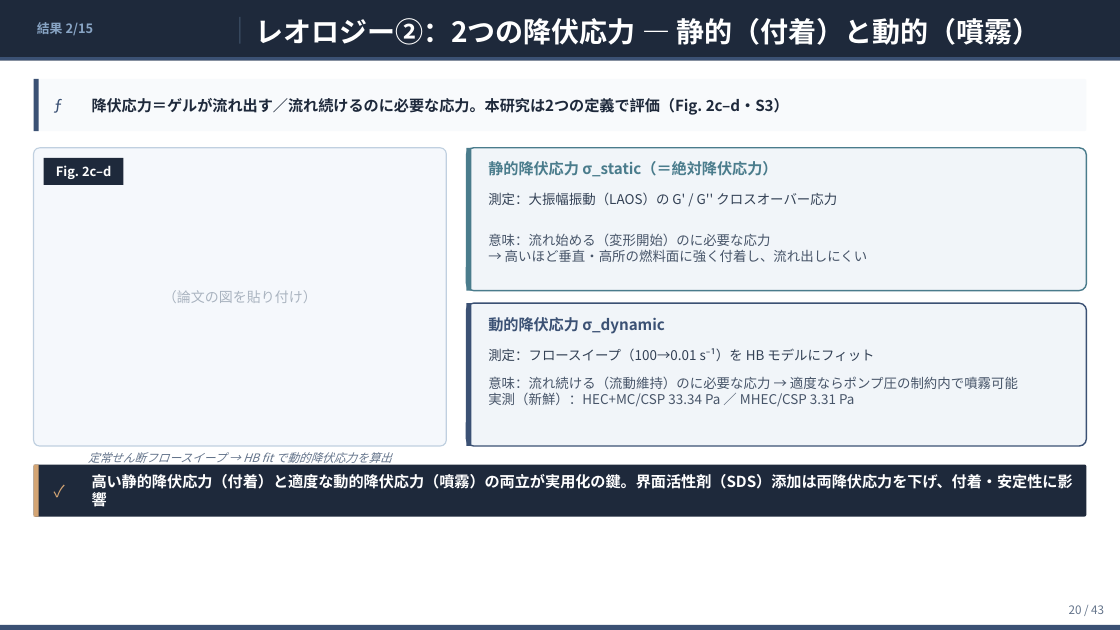
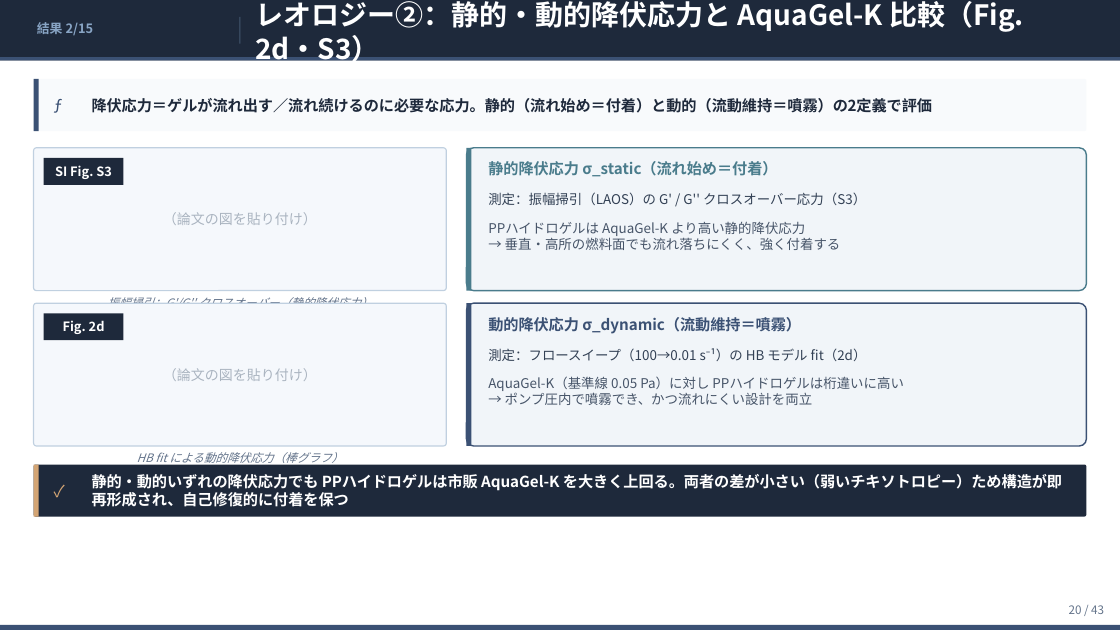
Before and after one commit to ytaisei0525-design/my-first-claude, a slide deck: slide 20 of slides.pptx. Drawn at 1120x630 pixels with LibreOffice and Linux fonts; fonts in the diff are those of the drawing. Boxes give left, top, right and bottom in pixels: in the first picture for what was removed or moved away, otherwise in the second. Text is boxed around its words. In the diff, an @@ line names an element or a change of style, - is before the commit and + after.

```diff
--- a/slides.pptx
+++ b/slides.pptx
@@ text at <box>255,1,1024,67</box>: text changed @@
-レオロジー②：2つの降伏応力 — 静的（付着）と動的（噴霧）
+レオロジー②：静的・動的降伏応力と AquaGel-K 比較（Fig. 2d・S3）
@@ text at <box>92,98,933,113</box>: text changed @@
-降伏応力＝ゲルが流れ出す／流れ続けるのに必要な応力。本研究は2つの定義で評価（Fig. 2c–d・S3）
+降伏応力＝ゲルが流れ出す／流れ続けるのに必要な応力。静的（流れ始め＝付着）と動的（流動維持＝噴霧）の2定義で評価
@@ text "（論文の図を貼り付け）": place and size @@
-text "（論文の図を貼り付け）" at <box>163,290,317,303</box>
+text "（論文の図を貼り付け）" at <box>163,212,317,225</box>
@@ rounded rectangle: place and size @@
-rounded rectangle at <box>34,148,446,446</box>
+rounded rectangle at <box>34,148,446,291</box>
@@ text at <box>55,165,112,179</box>: text changed @@
-Fig. 2c–d
+SI Fig. S3
@@ text at <box>488,161,777,177</box>: text changed @@
-静的降伏応力 σ_static（＝絶対降伏応力）
+静的降伏応力 σ_static（流れ始め＝付着）
@@ text at <box>488,192,866,205</box>: text changed @@
-測定：大振幅振動（LAOS）の G' / G'' クロスオーバー応力
+測定：振幅掃引（LAOS）の G' / G'' クロスオーバー応力（S3）
@@ text at <box>488,222,841,250</box>: text changed @@
-意味：流れ始める（変形開始）のに必要な応力
-→ 高いほど垂直・高所の燃料面に強く付着し、流れ出しにくい
+PPハイドロゲルは AquaGel-K より高い静的降伏応力
+→ 垂直・高所の燃料面でも流れ落ちにくく、強く付着する
@@ text added at <box>107,297,372,304</box>, 10 pt, text #64748B, italic @@
+振幅掃引：G'/G'' クロスオーバー（静的降伏応力）
@@ rounded rectangle added at <box>34,303,446,446</box>, fill #F5F8FC, outline #C0D0E0 1 pt @@
@@ rectangle added at <box>44,313,124,340</box>, fill #1E293B @@
@@ text added at <box>63,320,105,334</box>, 11 pt, text #FFFFFF, bold @@
+Fig. 2d
@@ text at <box>488,317,801,334</box>: text changed @@
-動的降伏応力 σ_dynamic
+動的降伏応力 σ_dynamic（流動維持＝噴霧）
@@ text at <box>488,348,867,361</box>: text changed @@
-測定：フロースイープ（100→0.01 s⁻¹）を HB モデルにフィット
+測定：フロースイープ（100→0.01 s⁻¹）の HB モデル fit（2d）
@@ text added at <box>163,368,317,381</box>, 12 pt, text #AAB4C0 @@
+（論文の図を貼り付け）
@@ text at <box>488,376,903,405</box>: text changed @@
-意味：流れ続ける（流動維持）のに必要な応力 → 適度ならポンプ圧の制約内で噴霧可能
-実測（新鮮）：HEC+MC/CSP 33.34 Pa ／ MHEC/CSP 3.31 Pa
+AquaGel-K（基準線 0.05 Pa）に対し PPハイドロゲルは桁違いに高い
+→ ポンプ圧内で噴霧でき、かつ流れにくい設計を両立
@@ text at <box>92,474,1062,507</box>: text changed @@
-高い静的降伏応力（付着）と適度な動的降伏応力（噴霧）の両立が実用化の鍵。界面活性剤（SDS）添加は両降伏応力を下げ、付着・安定性に影響
+静的・動的いずれの降伏応力でも PPハイドロゲルは市販 AquaGel-K を大きく上回る。両者の差が小さい（弱いチキソトロピー）ため構造が即再形成され、自己修復的に付着を保つ
@@ text at <box>137,452,343,466</box>: text changed @@
-定常せん断フロースイープ → HB fit で動的降伏応力を算出
+HB fit による動的降伏応力（棒グラフ）
```
Also in this commit, not shown: 1 other slide changed, 4 other files.
